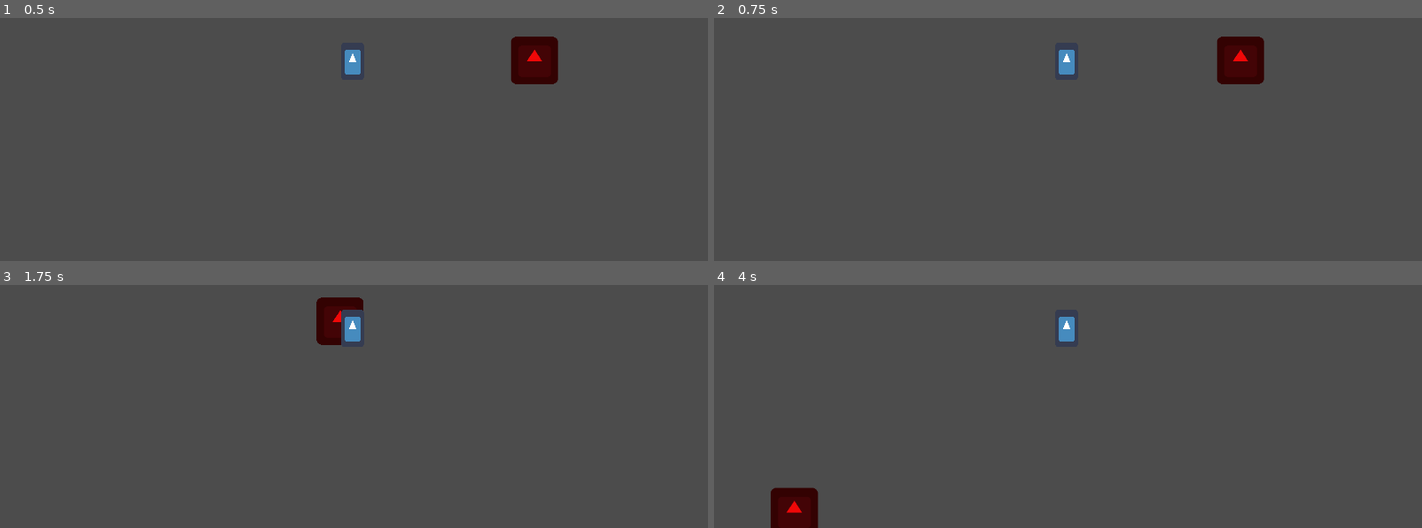
Above: before the commit, frames 1-4 (two rows, left to right).
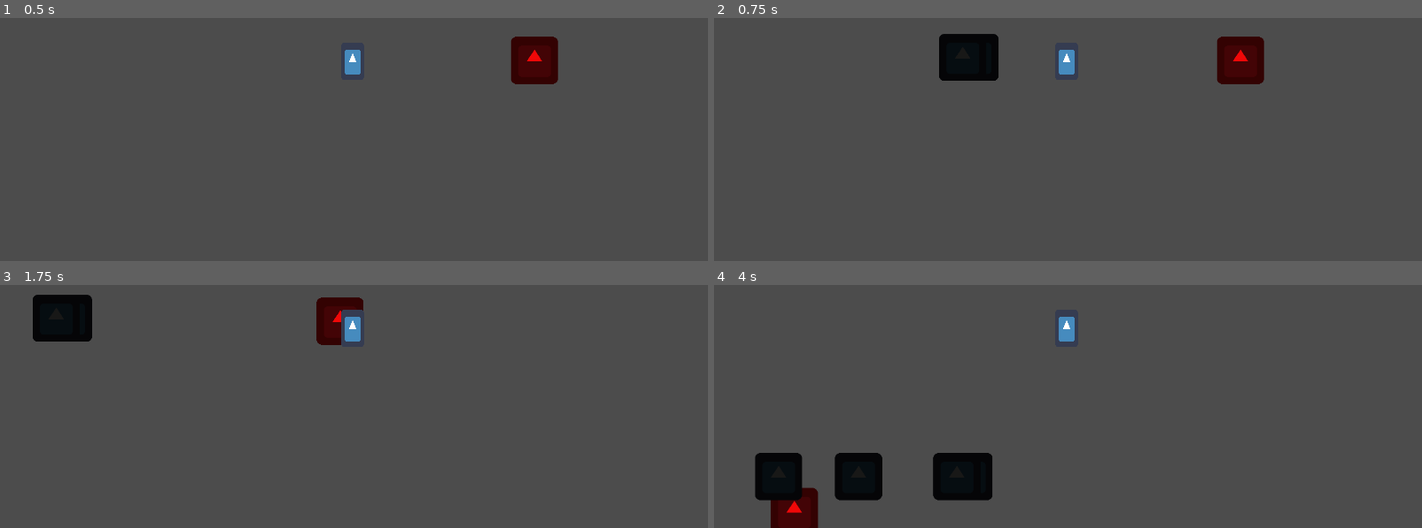
Above: after the commit, the same moments.

Repository: pedrolobo-abertay/CMP302_final_project
Game: Godot game, scene res://Level.tscn
The game is run twice, just before and just after one commit, with the same random seed, the same clock (stepped at 60 frames per second) and the same inputs. The engine's default icon, where the game draws it, is replaced by a stand-in: a white triangle on a blue panel in a dark square.
Inputs:
- Up to frame 1 (0.5 s): no input
- Up to frame 2 (0.75 s): tap Enter (ui_accept) at 0.5 s; hold D (move_right) from 0.53 s (still down); hold Enter (ui_accept) from 0.53 s (still down)
- Up to frame 3 (1.75 s): release D (move_right) at 1.28 s; release Enter (ui_accept) at 1.28 s; hold A (move_left) from 1.28 s (still down); tap S (move_bot) at 1.35 s; tap Enter (ui_accept) at 1.52, 1.55 s
- Up to frame 4 (4 s): tap Enter (ui_accept) at 1.82, 2.3, 3.02, 3.05, 3.32 s; release A (move_left) at 2.03 s; hold W (move_top) 2.03-2.78 s; hold D (move_right) 2.03-3.53 s; tap 1 (toggle_enemy) at 2.85 s; hold A (move_left) from 3.53 s (still down); hold Enter (ui_accept) from 3.53 s (still down)

Frame 1 is identical in both runs. In frame 2, 1.6% of the frame differs, in the area x 31-41%, y 6-26%; in frame 3, 1.6%; in frame 4, 4.2%, in the area x 5-40%, y 69-89%.

Commit message:
base projectile working

Diff:
--- a/game/Arena.tscn
+++ b/game/Arena.tscn
@@ -17,25 +17,33 @@
 [node name="Arena" type="Node2D"]
 script = ExtResource( 1 )
 
-[node name="TopWall" type="StaticBody2D" parent="."]
+[node name="TopWall" type="StaticBody2D" parent="." groups=[
+"wall",
+]]
 position = Vector2( 960, 25 )
 
 [node name="Top" type="CollisionShape2D" parent="TopWall"]
 shape = SubResource( 1 )
 
-[node name="BottomWall" type="StaticBody2D" parent="."]
+[node name="BottomWall" type="StaticBody2D" parent="." groups=[
+"wall",
+]]
 position = Vector2( 960, 1055 )
 
 [node name="Bottom" type="CollisionShape2D" parent="BottomWall"]
 shape = SubResource( 2 )
 
-[node name="LeftWall" type="StaticBody2D" parent="."]
+[node name="LeftWall" type="StaticBody2D" parent="." groups=[
+"wall",
+]]
 position = Vector2( 25, 540 )
 
 [node name="Left" type="CollisionShape2D" parent="LeftWall"]
 shape = SubResource( 3 )
 
-[node name="RightWall" type="StaticBody2D" parent="."]
+[node name="RightWall" type="StaticBody2D" parent="." groups=[
+"wall",
+]]
 position = Vector2( 1895, 540 )
 
 [node name="Right" type="CollisionShape2D" parent="RightWall"]
--- a/game/Level.gd
+++ b/game/Level.gd
@@ -1,4 +1,18 @@
 extends Node2D
+
+const PROJECTILE = preload("res://Projectile.tscn")
 
 func _ready():
 	$Enemy.setup($Arena)
+
+
+func create_projectile(_position, _direction):
+	var new_projectile = PROJECTILE.instance()
+
+	new_projectile.setup(_position, _direction)
+
+	$Projectiles.add_child(new_projectile)
+
+func _input(event):
+	if event.is_action_pressed("ui_accept"):
+		create_projectile(Vector2(500, 500), Vector2(1, 0))
--- a/game/Level.tscn
+++ b/game/Level.tscn
@@ -15,3 +15,5 @@
 
 [node name="Player" parent="." instance=ExtResource( 2 )]
 position = Vector2( 964, 514 )
+
+[node name="Projectiles" type="Node" parent="."]
--- a/game/Player.gd
+++ b/game/Player.gd
@@ -35,3 +35,7 @@
 			movement = movement.clamped(max_speed)
 
 	movement = move_and_slide(movement)
+
+
+func take_damage(damage):
+	pass
--- a/game/Player.tscn
+++ b/game/Player.tscn
@@ -7,7 +7,9 @@
 radius = 30.0
 height = 40.0
 
-[node name="Player" type="KinematicBody2D"]
+[node name="Player" type="KinematicBody2D" groups=[
+"player",
+]]
 script = ExtResource( 2 )
 
 [node name="CollisionShape2D" type="CollisionShape2D" parent="."]
--- /dev/null
+++ b/game/Projectile.gd
@@ -0,0 +1,24 @@
+extends Node2D
+
+const speed = 1000
+var damage = 20
+var direction
+
+func _ready():
+	pass
+
+func setup(_position, _direction):
+	position = _position
+	direction = _direction
+
+
+func _on_Area2D_body_entered(body):
+	if body.is_in_group("wall"):
+		queue_free()
+	if body.is_in_group("player"):
+		body.take_damage(damage)
+		queue_free()
+
+func _process(delta):
+
+	position += speed * delta * direction
--- a/game/Projectile.tscn
+++ b/game/Projectile.tscn
@@ -1,11 +1,15 @@
-[gd_scene load_steps=3 format=2]
+[gd_scene load_steps=4 format=2]
 
 [ext_resource path="res://icon.png" type="Texture" id=1]
+[ext_resource path="res://Projectile.gd" type="Script" id=2]
 
 [sub_resource type="RectangleShape2D" id=1]
 extents = Vector2( 64, 64 )
 
-[node name="Projectile" type="Node2D"]
+[node name="Projectile" type="Node2D" groups=[
+"projectile",
+]]
+script = ExtResource( 2 )
 
 [node name="TextureRect" type="TextureRect" parent="."]
 modulate = Color( 0.0980392, 0.0980392, 0.0941176, 1 )
@@ -22,3 +26,4 @@
 
 [node name="CollisionShape2D" type="CollisionShape2D" parent="Area2D"]
 shape = SubResource( 1 )
+[connection signal="body_entered" from="Area2D" to="." method="_on_Area2D_body_entered"]
